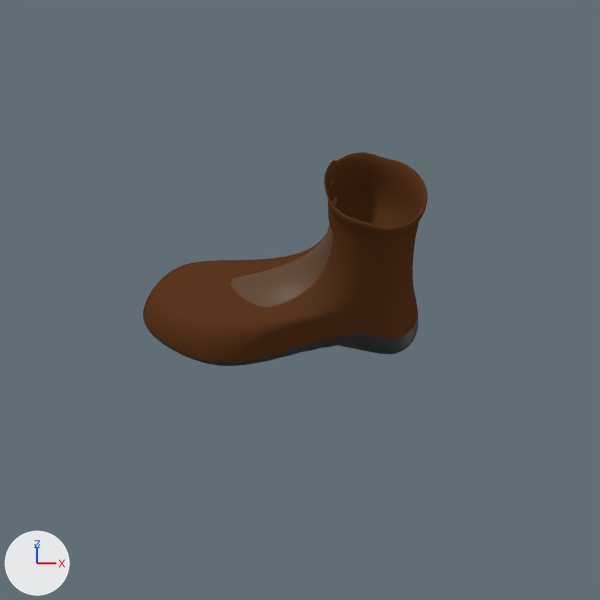
An edit to the Blender file blend/fishes2.blend, drawn before and after from the same camera.
The view is the same before and after, from the file's camera 'Camera'. Every picture has the same lights, and +X, +Y and +Z are marked at lower left. The same objects are shown in both versions, whatever each file hides.

Names of what the first picture shows: 'shoe'.
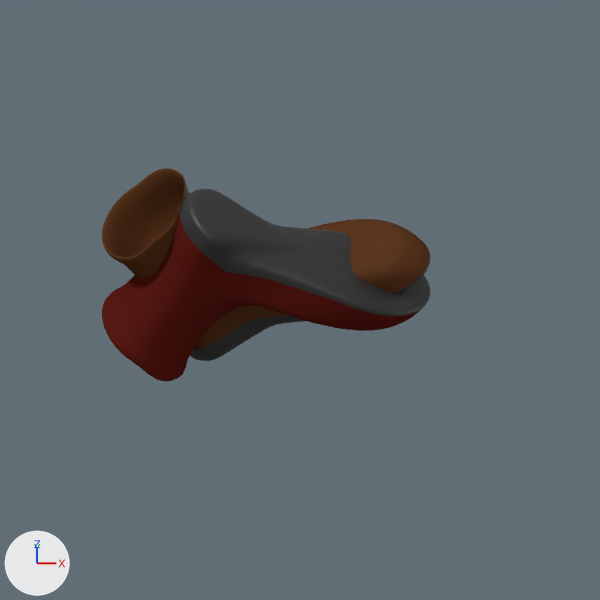
Commit message: change and add shoe

Where the newer file only moved an object's origin or applied its transform, the numbers keep the older frame.

Where the change shows, as pixel boxes (x1, y1, x2, y2) in the pictures (600 x 600 px):
'shoe', reshaped, turned: before (143, 152, 428, 366); after (102, 168, 430, 361)
'shoe.001', added: after (102, 189, 430, 381)
    faces in mat_material_007 (dark red #5c1c16): (102, 212, 420, 381)
    faces in mat_material_006 (black #2a2a2a): (180, 189, 430, 316)

The change, as a list of edits to the scene's bpy script:
```text
Add mat_material_007:
    mat_material_007 = principled_material('Material.007')
    mat_material_007.base_color = (0.107, 0.0114, 0.0079)  # dark red #5c1c16
    mat_material_007.roughness = 0.952
    mat_material_007.specular_ior_level = 0.0
Change me_circle_010:
    where me_circle_010.from_pydata(...)  # 567 vertices, 530 faces; spans x -3.25..2.47, y -1.29..0.68, z -0.02..3.32
    used by ob_shoe; location = (-0.01, 0.0, -0.06); rotation_euler = (0.0, 0.0542, 0.0), in degrees (0, 3.1, 0); scale = (0.591, 0.742, 0.742)
    me_circle_010 part 1: the whole mesh is multiplied about the mesh origin by the matrix ((-0.862, 0.0, -0.637), (0.0, -1.0, 0.0), (-0.404, 0.0, 0.862))
Add me_circle_003:
    me_circle_003.from_pydata(...)  # 567 vertices, 530 faces; spans x -4.12..2.82, y -1.29..0.68, z -2.74..0.83
    me_circle_003.polygons.foreach_set('use_smooth', [True] * 530)
    # faces by material slot: [424, 42, 64]
    me_circle_003.materials.append(mat_material_007)  # dark red #5c1c16
    me_circle_003.materials.append(mat_material_005)  # brown #5a3d20
    me_circle_003.materials.append(mat_material_006)  # black #2a2a2a
Change ob_shoe:
    ob_shoe.rotation_euler: (0.0, 0.0542, 0.0) -> (0.0, 0.0, 0.0)  # degrees (0, 3.1, 0) -> degrees (0, 0, 0)
Add ob_shoe_001:
    ob_shoe_001 = bpy.data.objects.new('shoe.001', me_circle_003)
    ob_shoe_001.location = (-0.01, 0.0, 1.53)
    ob_shoe_001.scale = (0.591, 0.742, 0.742)
    _m = ob_shoe_001.modifiers.new('Subdivision', 'SUBSURF')
```
